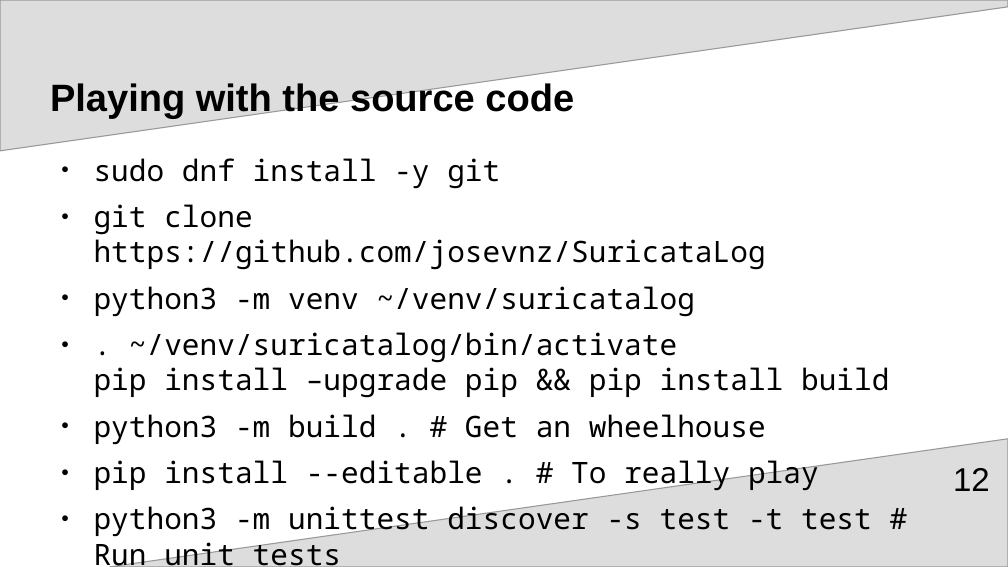
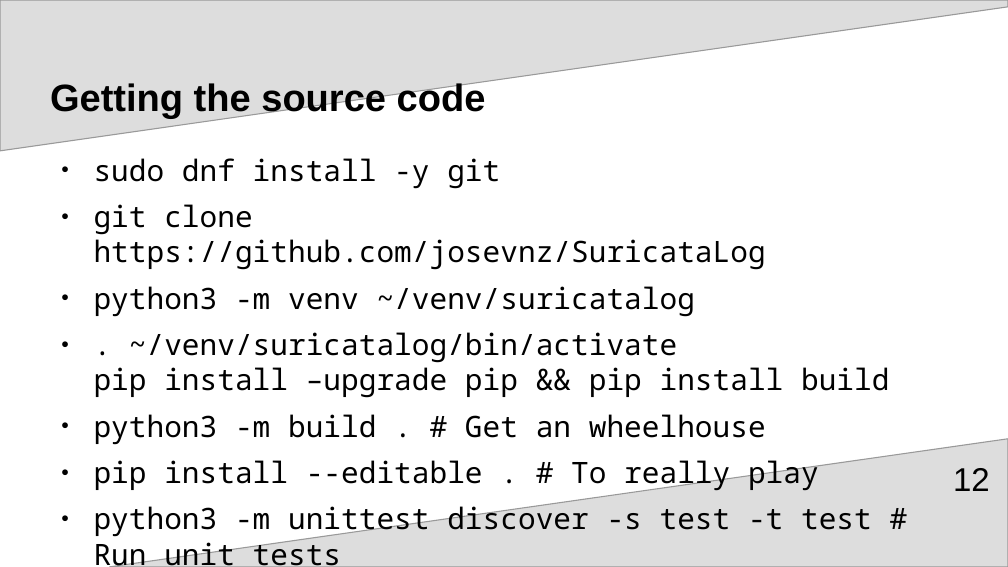
Before and after one commit to josevnz/SuricataLog, a slide deck: slide 12 of pre_SuriCon_2024/SuricataLog.odp. Drawn at 1008x567 pixels with LibreOffice and Linux fonts; fonts in the diff are those of the drawing. Boxes give left, top, right and bottom in pixels: in the first picture for what was removed or moved away, otherwise in the second. Text is boxed around its words. In the diff, an @@ line names an element or a change of style, - is before the commit and + after.

```diff
--- a/pre_SuriCon_2024/SuricataLog.odp
+++ b/pre_SuriCon_2024/SuricataLog.odp
@@ title at bbox=[50, 81, 486, 119]: text changed @@
-Playing with the source code
+Getting the source code
```
Also in this commit, not shown: 5 other slides changed, 1 slide removed.
